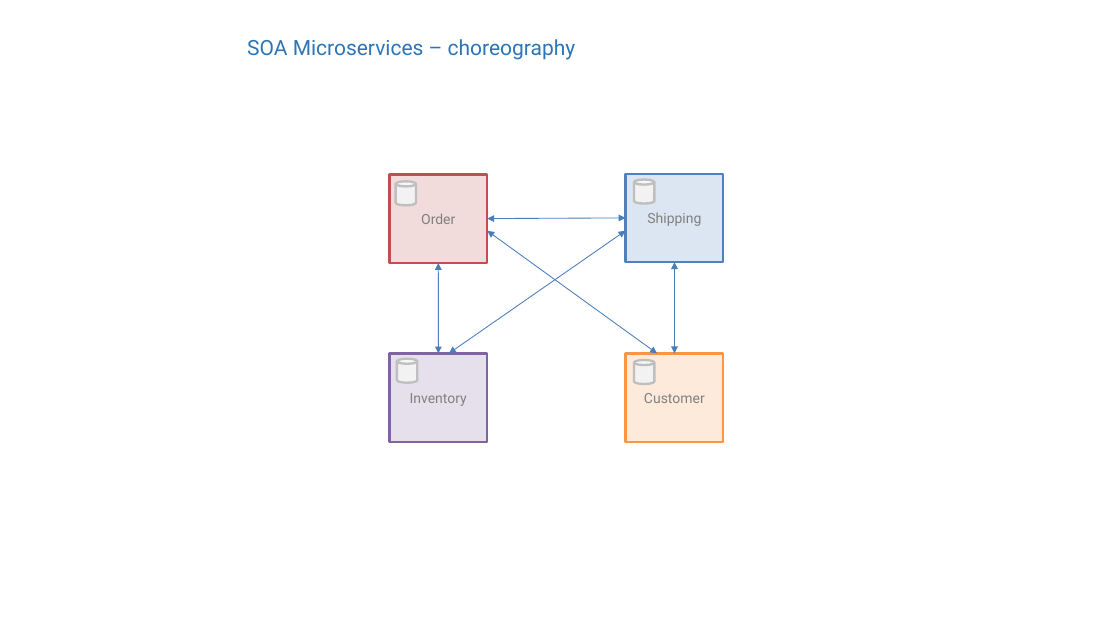
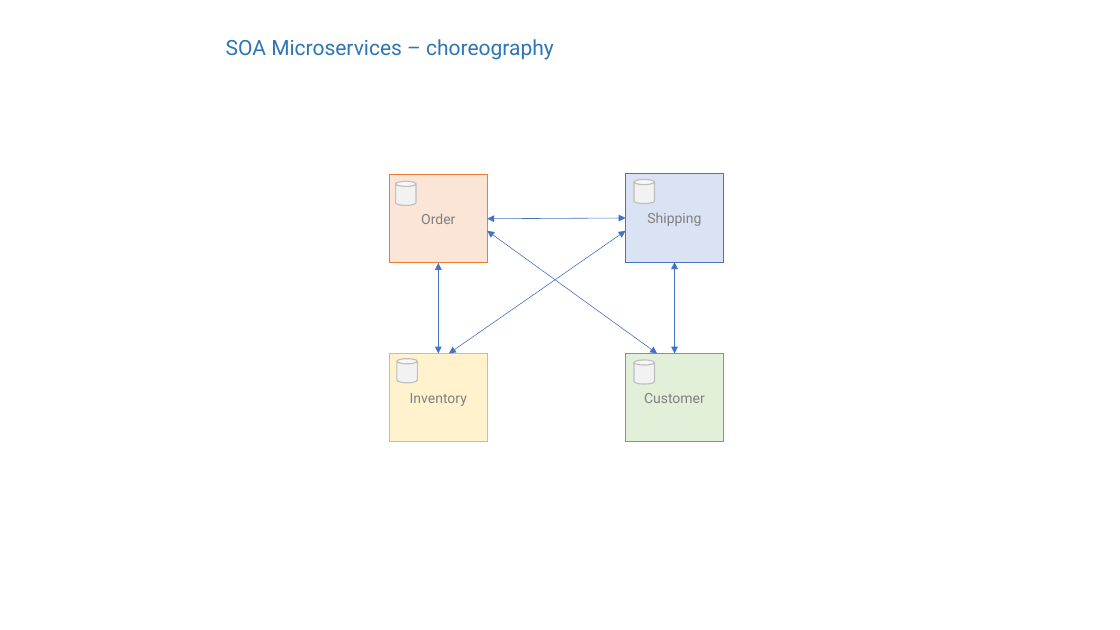
Before and after one commit to michaellif/event-driven-microservices-example, a slide deck: slide 6 of MicroservicesTraining.pptx. Drawn at 1120x630 pixels with LibreOffice and Linux fonts; fonts in the diff are those of the drawing. Boxes give left, top, right and bottom in pixels: in the first picture for what was removed or moved away, otherwise in the second. Text is boxed around its words. In the diff, an @@ line names an element or a change of style, - is before the commit and + after.

```diff
--- a/MicroservicesTraining.pptx
+++ b/MicroservicesTraining.pptx
@@ text "SOA Microservices – choreography": place and size @@
-text "SOA Microservices – choreography" at box(247, 39, 576, 60)
+text "SOA Microservices – choreography" at box(226, 39, 554, 60)
@@ rectangle "Order" at box(390, 175, 488, 263): fill #F2DCDB to #FBE5D6; outline #C0504D 2 pt to #ED7D31 1 pt @@
@@ rectangle "Shipping" at box(626, 174, 724, 262): fill #DCE6F2 to #DAE3F3; outline #4F81BD 2 pt to #4472C4 1 pt @@
@@ freeform shape removed at box(449, 231, 625, 354) @@
@@ double arrow added from (449, 354) to (626, 231), #4472C4 0.5 pt @@
@@ freeform shape removed at box(487, 218, 626, 218) @@
@@ freeform shape removed at box(487, 231, 657, 354) @@
@@ double arrow added from (487, 218) to (626, 218), #4472C4 0.5 pt @@
@@ double arrow added from (487, 231) to (657, 354), #4472C4 0.5 pt @@
@@ freeform shape removed at box(439, 263, 439, 354) @@
@@ double arrow added from (439, 263) to (439, 354), #4472C4 0.5 pt @@
@@ freeform shape removed at box(675, 262, 675, 354) @@
@@ double arrow added from (675, 354) to (675, 262), #4472C4 0.5 pt @@
@@ rectangle "Inventory" at box(390, 354, 488, 442): fill #E6E0EC to #FFF2CC; outline #8064A2 2 pt to #FFC000 1 pt @@
@@ rectangle "Customer" at box(626, 354, 724, 442): fill #FDEADA to #E2F0D9; outline #F79646 2 pt to #70AD47 1 pt @@
@@ outline #BFBFBF 2 pt to #BFBFBF 1 pt; proportions changed in 4 elements at box(397, 359, 418, 383), box(396, 181, 416, 206), box(634, 180, 655, 204), box(634, 360, 655, 385) @@
```
Also in this commit, not shown: 19 other slides changed.
